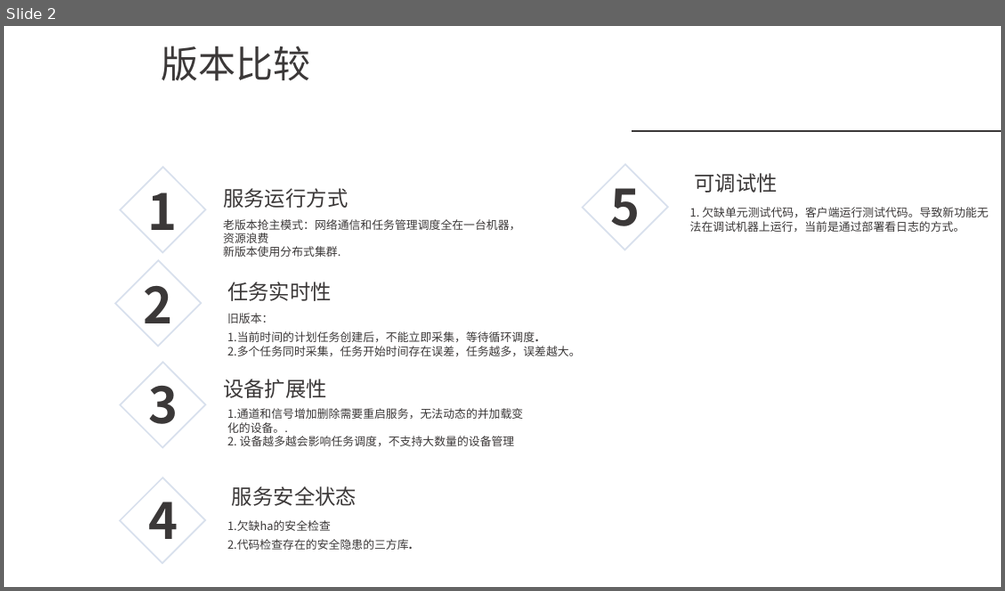
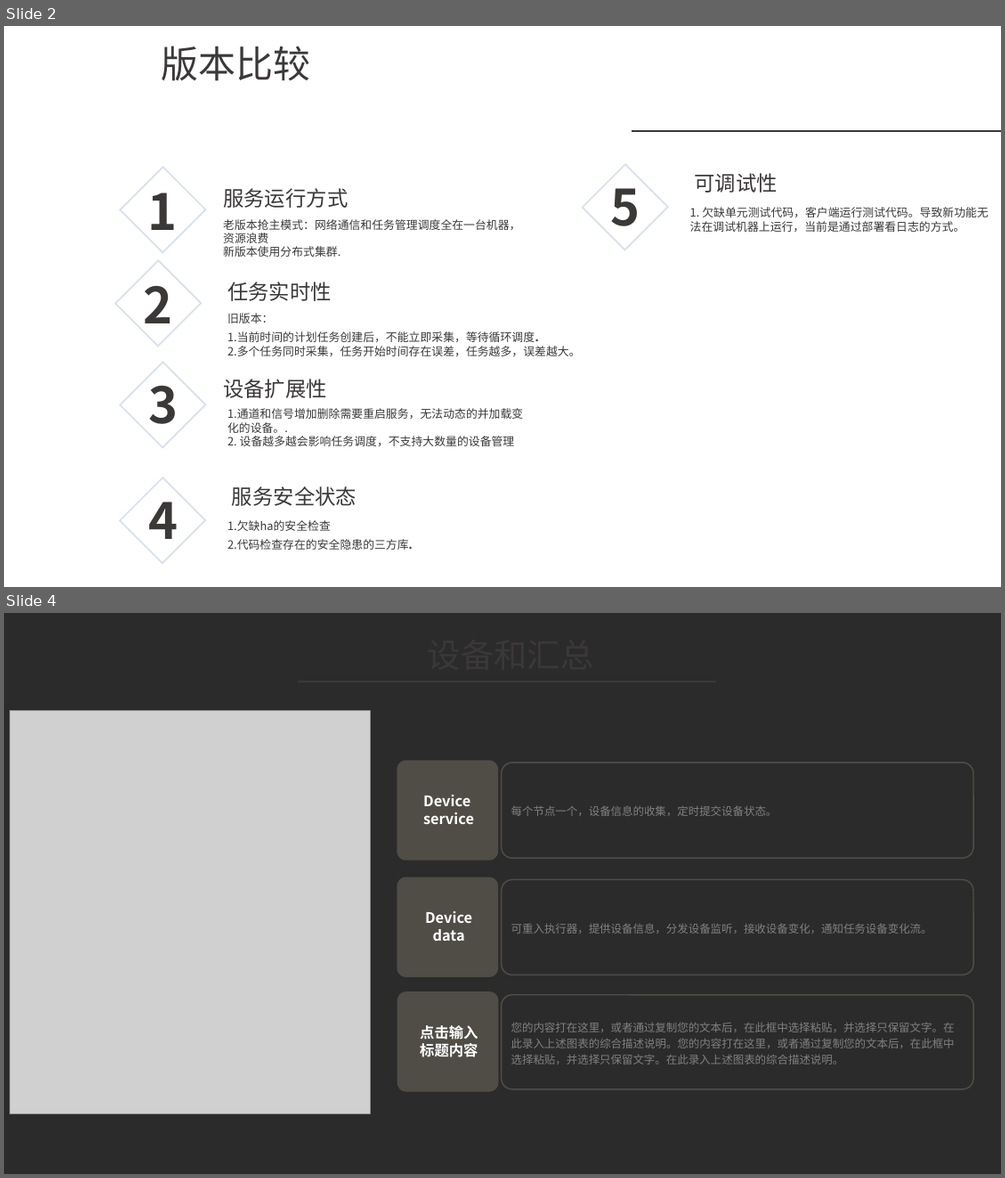
Before and after one commit to xuecat/IngestTask, a slide deck: ingesttask.pptx. Shown one above the other, each under a label of ours: slide 2 before the commit, slides 2 and 4 after it; the slides between them are not shown. The pictures are 1005x591 and 1005x1178 pixels, drawn with LibreOffice and Linux fonts; fonts in the diff are those of the drawing; grey boxes stand for pictures; background and template pictures are left out; a plain dark background stands for a picture behind light text. Boxes give left, top, right and bottom in pixels: in the first picture for what was removed or moved away, otherwise in the second. Text is boxed around its words. In the diff, an @@ line names an element or a change of style, - is before the commit and + after.

```diff
--- a/ingesttask.pptx
+++ b/ingesttask.pptx
@@ slide 4 added at (x1=4, y1=613, x2=1001, y2=1174), background picture (left out) @@
@@ text added at (x1=284, y1=631, x2=737, y2=679), 32 pt, text #3B3838 @@
+设备和汇总
@@ line added from (297, 682) to (716, 682), #3B3838 2 pt @@
@@ picture added at (x1=10, y1=710, x2=371, y2=1114) @@
@@ rounded rectangle added at (x1=396, y1=761, x2=498, y2=860), fill #504D47 @@
@@ rounded rectangle added at (x1=502, y1=763, x2=973, y2=859), outline #504D47 1.25 pt, 10.7 pt, text #808080 @@
+每个节点一个，设备信息的收集，定时提交设备状态。
@@ text added at (x1=423, y1=795, x2=474, y2=824), 14 pt, text #FFFFFF, bold @@
+Device service
@@ rounded rectangle added at (x1=397, y1=877, x2=498, y2=977), fill #504D47 @@
@@ rounded rectangle added at (x1=502, y1=880, x2=973, y2=975), outline #504D47 1.25 pt, 10.7 pt, text #808080 @@
+可重入执行器，提供设备信息，分发设备监听，接收设备变化，通知任务设备变化流。
@@ text added at (x1=425, y1=911, x2=472, y2=941), 14 pt, text #FFFFFF, bold @@
+Device data
@@ rounded rectangle added at (x1=397, y1=991, x2=498, y2=1092), fill #504D47 @@
@@ rounded rectangle added at (x1=502, y1=995, x2=973, y2=1088), outline #504D47 1.25 pt, 10.7 pt, text #808080 @@
+您的内容打在这里，或者通过复制您的文本后，在此框中选择粘贴，并选择只保留文字。在此录入上述图表的综合描述说明。您的内容打在这里，或者通过复制您的文本后，在此框中选择粘贴，并选择只保留文字。在此录入上述图表的综合描述说明。
@@ text added at (x1=420, y1=1025, x2=477, y2=1057), 14 pt, text #FFFFFF, bold @@
+点击输入标题内容
```
Also in this commit, not shown: 6 slides changed, 1 slide removed.
